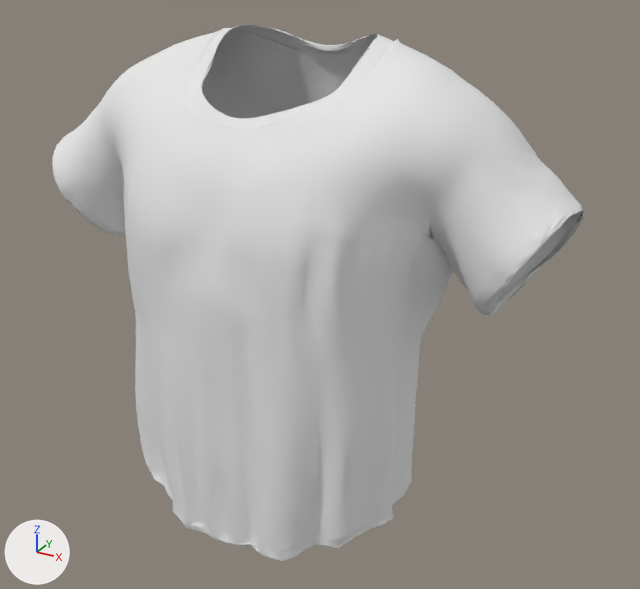
An edit to the glTF model public/3d/avatar/MEN/Body/Average/Sizes/Tshirt/Tshirt_L.glb, drawn before and after from the same camera.
Rendered twice from a 50 mm lens placed at (10.83, -17.46, 32.08), pointed at (0.89, 0.63, 23.04). Lighting does not change. The marker at lower left points along +X, +Y and +Z. Vertices at the same position are counted once.

Names of what the first picture shows: 'TShirt_for_Genesis.003'.
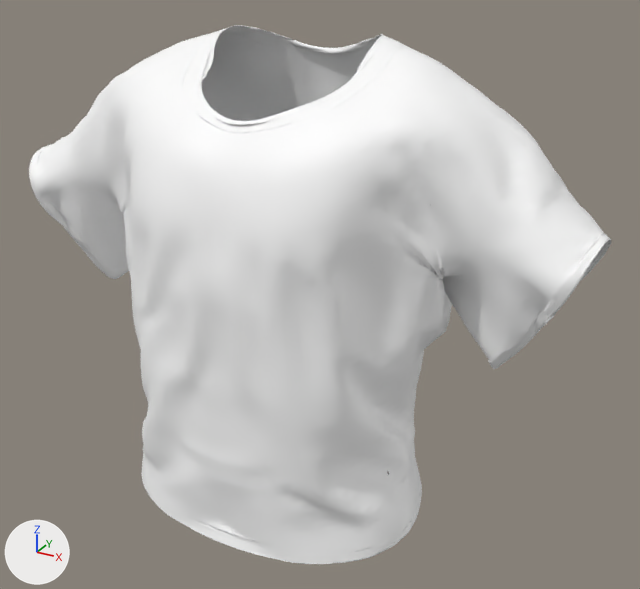
The change, as a diff of the scene's bpy script:
```diff
--- a/public/3d/avatar/MEN/Body/Average/Sizes/Tshirt/Tshirt_L.glb.py
+++ b/public/3d/avatar/MEN/Body/Average/Sizes/Tshirt/Tshirt_L.glb.py
@@ img_tshirtgurlzz @@
+img_tshirtgurlzz = load_image('TShirtGurlzz', '_unpacked/TShirtGurlzz', 1024, 1024, 'sRGB')
@@ mat_material_003 @@
+mat_material_003 = principled_material('Material.003')
+mat_material_003.texture = img_tshirtgurlzz
@@ me_tshirt_for_genesis_007 @@
 # used by ob_tshirt_for_genesis_003; location = (0.0, 0.0, 0.0); rotation_euler = (1.571, 0.0, 0.0), in degrees (90, 0, 0); scale = (6.26, 6.26, 6.26)
-me_tshirt_for_genesis_007.from_pydata(...)  # 13206 vertices, 26176 faces; spans x -1.14..1.12, y 2.78..4.69, z -0.55..0.49
+me_tshirt_for_genesis_007.from_pydata(...)  # 13206 vertices, 26176 faces; spans x -6.95..6.73, y -6.66..3.98, z -2.53..2.75
+# me_tshirt_for_genesis_007 part 1: 13206 of 13206 vertices moved; they spanned x -1.14..1.12, y 2.78..4.69, z -0.55..0.49 and now span x -6.95..6.73, y -6.66..3.98, z -2.53..2.75; mean shift (-0.03, -5.02, 0.01); largest move (-0.57, 2.94, 0.24) -> (-3.21, -6.47, 1.68)
+# me_tshirt_for_genesis_007 part 2: 26088 faces spanning x -6.95..6.73, y -6.66..3.98, z -2.53..2.75 switch from mat_3_toenail_047 (white #e7e7e7) to mat_material_003 (picture img_tshirtgurlzz)
@@ ob_tshirt_for_genesis_003 @@
 ob_tshirt_for_genesis_003 = bpy.data.objects.new('TShirt_for_Genesis.003', me_tshirt_for_genesis_007)
-ob_tshirt_for_genesis_003.location = (0.0, 0.0, 0.0)
+ob_tshirt_for_genesis_003.location = (0.0, 0.42, 24.8)
 ob_tshirt_for_genesis_003.rotation_euler = (1.571, 0.0, 0.0)  # degrees (90, 0, 0)
-ob_tshirt_for_genesis_003.scale = (6.26, 6.26, 6.26)
+ob_tshirt_for_genesis_003.scale = (1.15, 1.15, 1.15)
```

Boxes (x1, y1, x2, y2) around the edits, measured in the pictures (640 x 589 px; the box of a moved part takes in the faces that stretch with it):
'TShirt_for_Genesis.003', reshaped, moved, rescaled (10% wider): before (52, 25, 584, 561); after (29, 25, 612, 564)
part 1 of me_tshirt_for_genesis_007, moved or reshaped: before (295, 118, 437, 247); after (119, 121, 441, 280)
part 2 of me_tshirt_for_genesis_007, recoloured: before (52, 25, 584, 561); after (29, 25, 612, 564)
